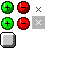
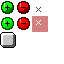
Comparing the layer stacks of the two 64 × 64 images. Changes:
added layer "Layer" (50%) above "detail" over [32, 16, 48, 32]
painted on "detail" over [32, 16, 45, 29]
